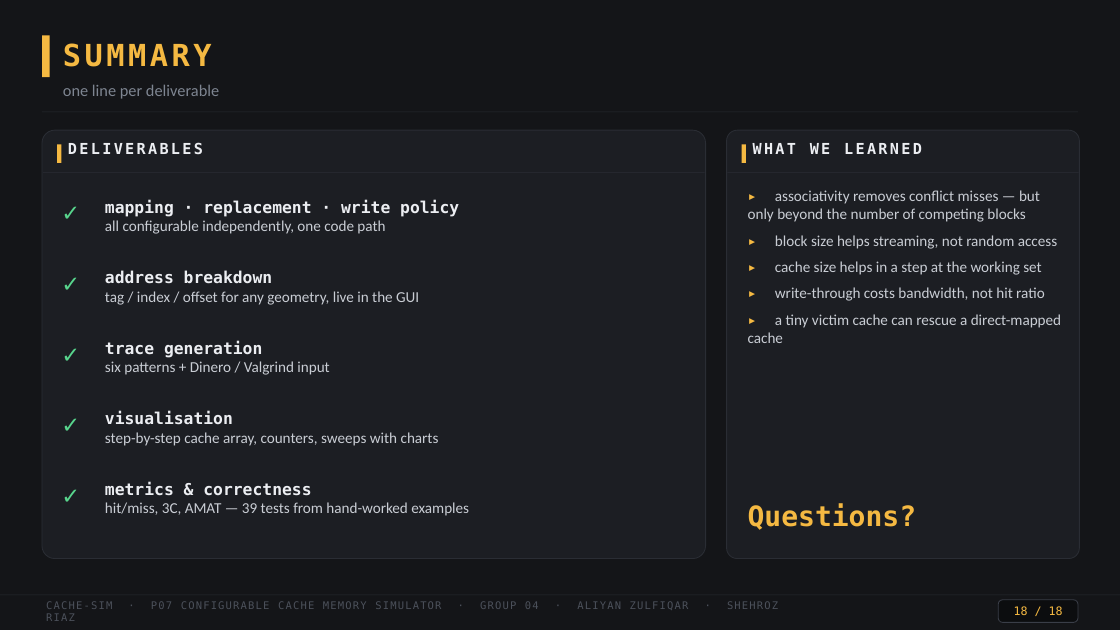
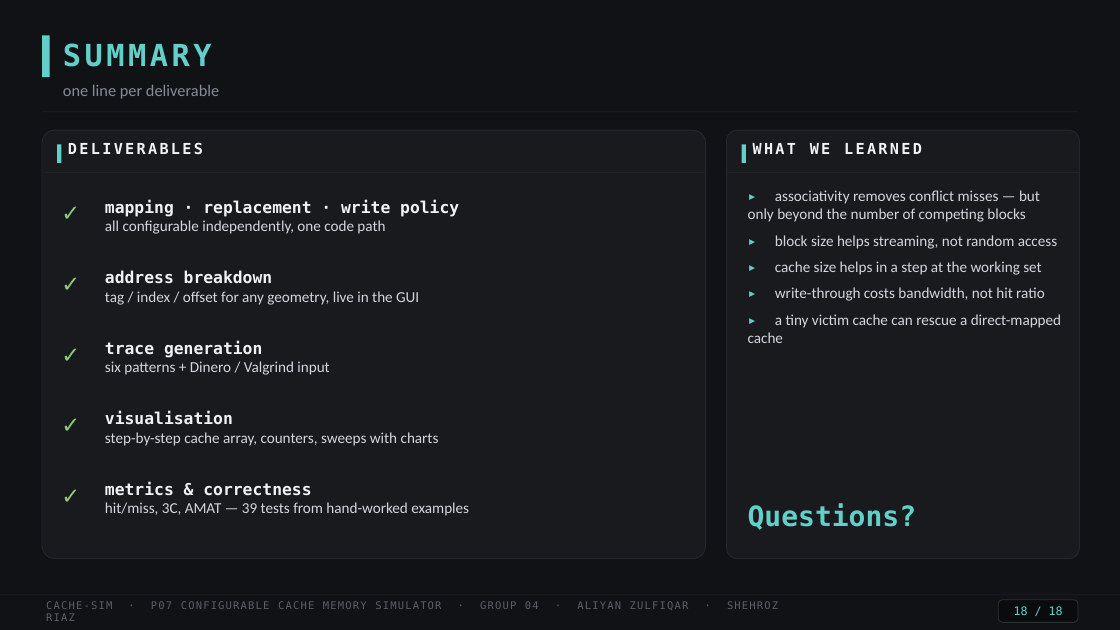
Before and after one commit to zorhehs/coa-lab-group4, a slide deck: slide 18 of docs/slides.pptx. Drawn at 1120x630 pixels with LibreOffice and Linux fonts; fonts in the diff are those of the drawing. Boxes give left, top, right and bottom in pixels: in the first picture for what was removed or moved away, otherwise in the second. Text is boxed around its words. In the diff, an @@ line names an element or a change of style, - is before the commit and + after.

```diff
--- a/docs/slides.pptx
+++ b/docs/slides.pptx
@@ background #141518 to #111216 @@
@@ rounded rectangle at (42,130,706,559): fill #1C1E23 to #181A1E; outline #2A2D34 0.75 pt to #24272D 0.75 pt @@
@@ text "DELIVERABLES" at (68,142,203,154): text colour #ECEEF2 to #F1F2F4 @@
@@ rounded rectangle at (727,130,1080,559): fill #1C1E23 to #181A1E; outline #2A2D34 0.75 pt to #24272D 0.75 pt @@
@@ fill #F5B942 to #62CFC9 in 3 elements at (42,35,50,77), (57,145,61,163), (742,145,746,163) @@
@@ text "▸ associativity removes conflict misses ..." at (748,190,1061,343): text colour #F5B942 to #62CFC9 in "▸", "▸", "▸", "▸" and 1 more places; text colour #C9CDD4 to #D3D6DC @@
@@ text colour #58D68D to #8FCB7A in 5 elements at (59,182,101,241), (59,253,101,312), (59,323,101,382), (59,394,101,453), (59,465,101,523) @@
@@ text colour #F5B942 to #62CFC9 in 3 elements at (63,43,212,67), (1014,606,1063,615), (748,503,917,530) @@
@@ rounded rectangle at (998,600,1078,623): fill #0C0D0F to #0A0B0D; outline #3A3E48 0.75 pt to #2C3037 0.75 pt @@
```
Also in this commit, not shown: 17 other slides changed, 12 other files.
